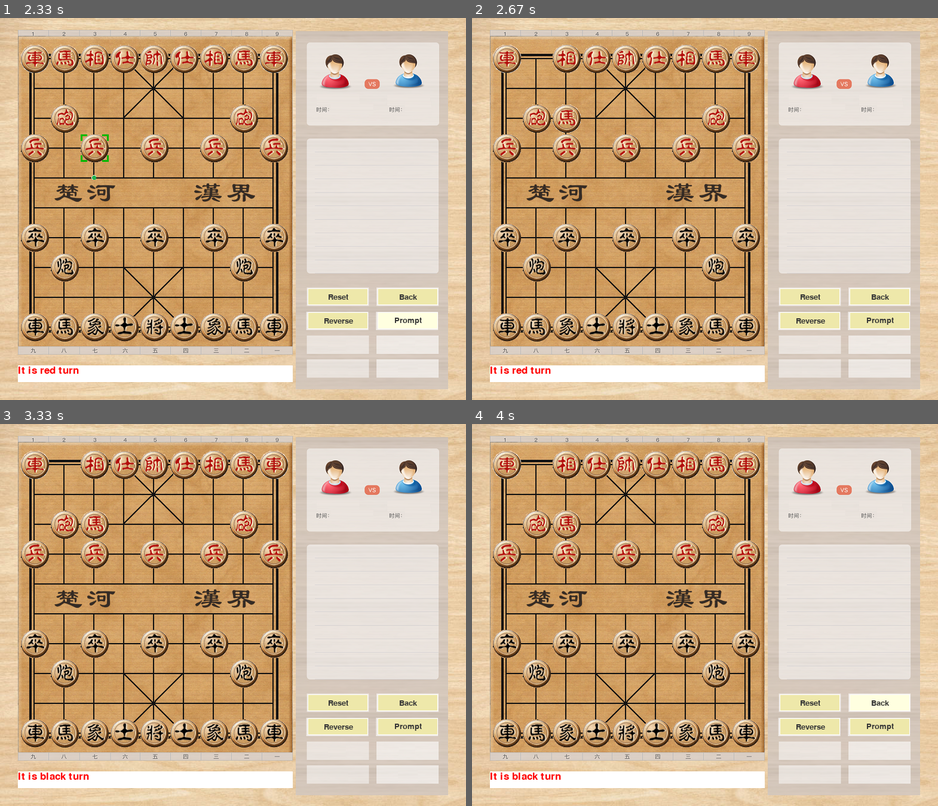
Above: before the commit, frames 1-4 (two rows, left to right).
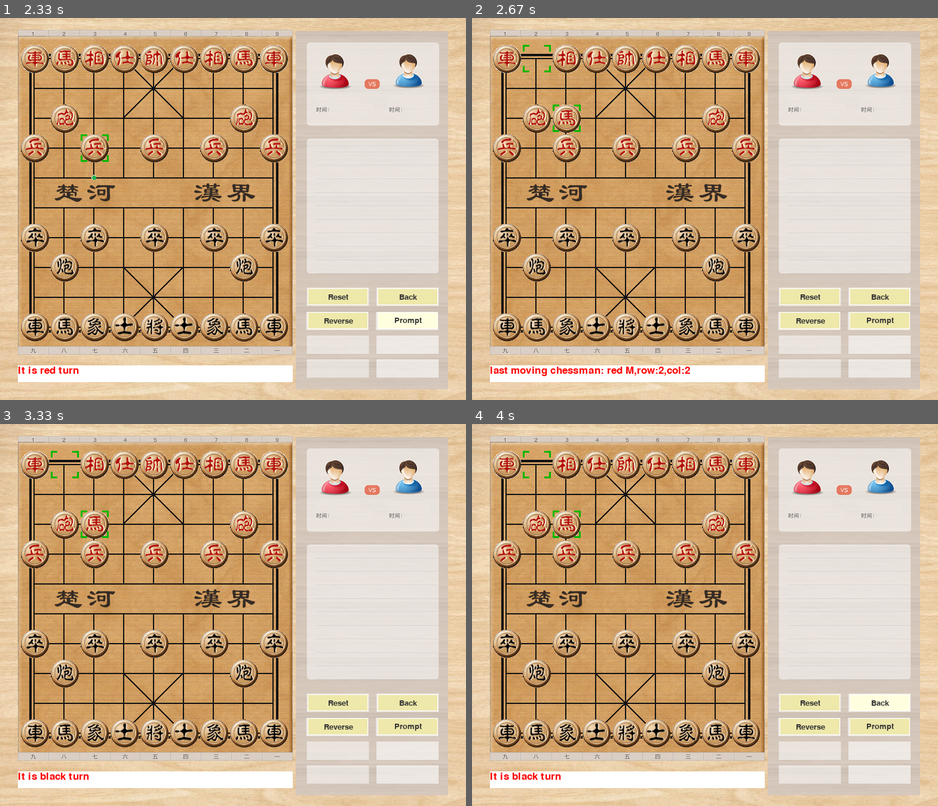
Above: after the commit, the same moments.

Repository: hbuxiaofei/pygame-chess
Game: pygame game, started from main.py
The game is run twice, just before and just after one commit, with the same random seed, the same clock (stepped at 60 frames per second) and the same inputs.
Inputs (mouse positions are in pixels of both pictures, inside the frame that each line leads up to):
- Up to frame 1 (2.33 s): click (214, 228) at 0.38 s; press the mouse at (335, 319) at 0.7 s; move the mouse to (237, 197) at 0.8 s; release the mouse at (139, 71) at 0.93 s; click "Reverse" at 1.33 s; click "Prompt" at 2.02 s
- Up to frame 2 (2.67 s): move the mouse to (728, 121) at 2.47 s
- Up to frame 3 (3.33 s): click (256, 527) at 2.87 s
- Up to frame 4 (4 s): click "Back" at 3.87 s

Frame 1 is identical in both runs. In frame 2, 0.5% of the frame differs, in the area x 4-47%, y 7-94%; in frame 3, less than 0.1%; in frame 4, less than 0.1%.

Commit message:
show the last steps include of ai
Signed-off-by: lilei <hbu_lilei@163.com>

Diff:
--- a/Chess/Base.py
+++ b/Chess/Base.py
@@ -68,9 +68,10 @@
         return Global.load_image(filename)
 
     def printInfo(self):
-        arrKind = ('ju', 'ma', 'xiang', 'shi', 'jiang', 'pao', 'bing', 'None')
+        arrKind = [['C', 'M', 'X', 'S', 'J', 'P', 'Z'],
+                   ['c', 'm', 'x', 's', 'j', 'p', 'z']]
         arrColor = ('red ', 'black ')
-        info = arrColor[self.color] + arrKind[self.kind]
+        info = arrColor[self.color] + arrKind[self.color][self.kind]
         return info
 
     def getMovePoints(self):
--- a/Chess/Board.py
+++ b/Chess/Board.py
@@ -65,6 +65,7 @@
             # 回退一个回合/两步
             self.stack.pop()
             chessboard.board = self.stack.pop()
+        chessboard.moveSteps = 0
 
     def saveBorad(self, board):
         board_save = copy.deepcopy(board)
@@ -85,7 +86,7 @@
     def __init__(self):
         ''' 初始化 '''
 
-        # 走棋步骤: 0-选择棋子  1-移动棋子
+        # 走棋步骤: 0:选择棋子  1:移动棋子  -1:暂停走棋
         self.moveSteps = 0
 
         # 当前要走棋的棋子颜色,初始化为红色
@@ -99,6 +100,9 @@
 
         # 棋盘重置
         self.resetBorad()
+
+    def is_stop(self):
+        return self.moveSteps < 0
 
     def reverseBoard(self):
         """ 反转棋盘 """
@@ -177,10 +181,11 @@
 
         if row >= 0 and col >= 0 and (row, col) in self.board.keys():
             if self.board[(row, col)] != None:
+                if self.moveSteps >= 0:
+                    self.moveSteps = 1
+
                 self.curRow = row
                 self.curCol = col
-                self.moveSteps = 1
-
                 left = self.curCol * BOARD_GAP + BOARD_LEFT
                 top = self.curRow * BOARD_GAP + BOARD_TOP
                 win.window.blit(win.markImg, (left, top))
@@ -208,6 +213,15 @@
             if self.curRow == chessman.row and self.curCol == chessman.col:
                 win.window.blit(win.markImg, (left, top))
 
+        # 显示上步走法
+        if win.stack.size() > 0:
+            stack_top = win.stack.peek()
+            pos_change = chessboard_get_step_by_board(stack_top, self.board)
+            for pos in pos_change:
+                top = pos[0] * BOARD_GAP + BOARD_TOP
+                left = pos[1] * BOARD_GAP + BOARD_LEFT
+                win.window.blit(win.markImg, (left, top))
+
         # 提示可走路径
         for pos in self.chessmanGetPoints():
             top = pos[0] * BOARD_GAP + BOARD_TOP
@@ -255,7 +269,6 @@
         for pos in chessman.getMovePoints():
             if self.chessmanTryMove(pos[0], pos[1]) == True:
                 points.append(pos)
-        #  print(points)
         return points
 
     def chessmanTryMove(self, rowTo, colTo):
@@ -395,15 +408,15 @@
     def moveChess(self, win, rowTo, colTo):
         ''' 走棋判断,完成走棋,重绘棋盘 '''
 
-        if 0 == self.moveChessColorJudge(win, rowTo, colTo) and 0 == self.moveSteps:
-            # 该对方走棋
-            return 0
-
-        if 0 == self.moveSteps:
+        if 0 >= self.moveSteps:
+            # 该对方选择
+            if 0 == self.moveSteps and 0 == self.moveChessColorJudge(win, rowTo, colTo):
+                return 0
             # 选择棋子
             self.chessmanChoose(win, rowTo, colTo)
             return 0
-        else:
+        elif 1 == self.moveSteps:
+
             chessman = None
             if (self.curRow, self.curCol) in self.board.keys():
                 chessman = self.board[(self.curRow, self.curCol)]
@@ -413,21 +426,25 @@
             if (rowTo, colTo) in self.board.keys():
                 chessmanTo = self.board[(rowTo, colTo)]
                 if chessmanTo != None and chessman.color == chessmanTo.color:
+                    # 不能走到自己棋子上
                     self.chessmanChoose(win, rowTo, colTo)
                     return 0
 
-
             # 判断是否能走棋
             if self.chessmanTryMove(rowTo, colTo) == False:
+                # 目标在对方棋子上, 提示该我方走棋
+                self.moveChessColorJudge(win, rowTo, colTo)
                 return 0
 
-            # 走棋
+            # 保存当前棋盘
             win.saveBorad(self.board)
 
             # 兵过河
             if chessman.kind == Base.KIND_BING:
                 if (4 == chessman.row and 5 == rowTo) or (5 == chessman.row and 4 == rowTo):
                     chessman.riverCrossed = 1
+
+            # 走棋
             chessman.row = rowTo
             chessman.col = colTo
             self.board[(rowTo, colTo)] = chessman
@@ -449,7 +466,7 @@
                     win.tipInfo = ('game over,red win!')
                 else :
                     win.tipInfo = ('game over,black win!')
-                self.resetBorad()
+                self.moveSteps = -1
 
             return 1
 
@@ -472,11 +489,47 @@
     return points
 
 
+def chessboard_get_step_by_board(cur_board, to_board):
+    pos_change = []
+    cur_pos = list(set(cur_board).difference(set(to_board)))
+    if len(cur_pos) == 1:
+        pos_change = pos_change + cur_pos
+    else:
+        return pos_change
+
+    to_pos = list(set(to_board).difference(set(cur_board)))
+    if len(to_pos) == 1:
+        pos_change = pos_change + to_pos
+    elif len(to_pos) == 0:
+        cur_board_copy = copy.deepcopy(cur_board)
+        cur_board_copy.pop(cur_pos[0])
+
+        # 吃子情况
+        for (row, col) in cur_board_copy:
+            chessman_cur = cur_board_copy[(row, col)]
+            chessman_to = to_board[(row, col)]
+            if chessman_cur.color != chessman_to.color:
+                to_pos = [(row, col)]
+                pos_change = pos_change + to_pos
+                break
+    else:
+        return pos_change
+
+    return pos_change
+
+
 def chessboard_evaluate(chessboard):
     board_fmt = chessboard.formatBoard()
     value_all = ai_value.chessman_get_value_all(board_fmt)
     return value_all
 
 
-def chessboard_ai_move(chessboard, cur_pos, to_pos):
+def chessboard_ai_move(win, chessboard, cur_pos, to_pos):
+    if win != None:
+        win.saveBorad(chessboard.board)
+
     chessboard.aiMoveChess(cur_pos, to_pos)
+
+    if win != None:
+        chessman = chessboard.board[to_pos]
+        win.tipInfo = ('last moving chessman: %s,row:%d,col:%d' % (chessman.printInfo(), to_pos[0], to_pos[1]))
--- a/Chess/Button.py
+++ b/Chess/Button.py
@@ -99,7 +99,6 @@
         for button in self._button_list:
             button.refresh()
 
-
     def process(self, pos, mouse):
         for button in self._button_list:
             button.process(pos, mouse)
@@ -131,6 +130,10 @@
         board = args["board"]
         window = args["window"]
 
+        # 暂停走棋
+        if board.is_stop():
+            return
+
         # 回合数, 总步数 = 回合数 * 2
         depth = 3
 
@@ -153,12 +156,5 @@
         chessboard = node_first.get_data()
 
         # 走棋
-        window.saveBorad(board.board)
-        board.board = chessboard.board
-        if board.curStepColor == Base.COLOR_RED:
-            board.curStepColor = Base.COLOR_BLACK
-        else:
-            board.curStepColor = Base.COLOR_RED
-        board.moveSteps = 0
-        board.curRow = -1
-        board.curCol = -1
+        pos_change = Board.chessboard_get_step_by_board(board.board, chessboard.board)
+        Board.chessboard_ai_move(window, board, pos_change[0], pos_change[1])
--- a/Common/Structure.py
+++ b/Common/Structure.py
@@ -31,7 +31,7 @@
     """ 树节点
     """
 
-    MAX_CHILD_LIST = 1000
+    MAX_CHILD_LIST = 1000000
 
     def __init__(self, data):
         self._deep = 0
--- a/ai/value.py
+++ b/ai/value.py
@@ -178,7 +178,7 @@
                 for cur_pos in points.keys():
                     for to_pos in points[cur_pos]:
                         chessboard_copy = copy.deepcopy(node.get_data())
-                        do_move_fn(chessboard_copy, cur_pos, to_pos)
+                        do_move_fn(None, chessboard_copy, cur_pos, to_pos)
                         child = Structure.TreeNode(chessboard_copy)
                         node.add(child)
             else:
@@ -192,7 +192,7 @@
                     # 遍历每个子粒的所有走法
                     for to_pos in points[cur_pos]:
                         chessboard_copy = copy.deepcopy(node.get_data())
-                        do_move_fn(chessboard_copy, cur_pos, to_pos)
+                        do_move_fn(None, chessboard_copy, cur_pos, to_pos)
 
                         # 评价所有子粒价值=(red_value, black_value)
                         value_all = eval_fn(chessboard_copy)
